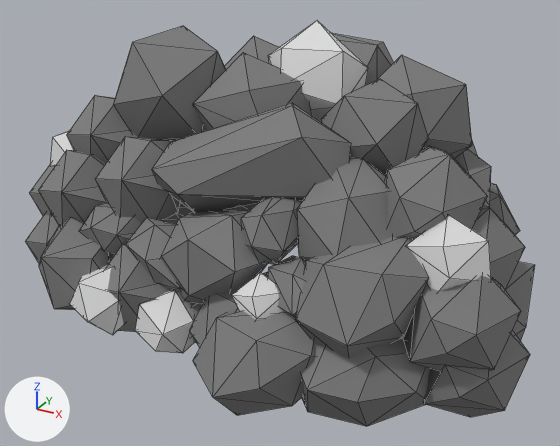
The FBX model Pacification/Assets/Prefabs/Features/Buildings/IronMine.fbx: old version first, new version second.
One viewpoint serves both versions: a 50 mm lens placed at (7.32, -13.23, 7.4), pointed at (0.22, -0.33, 0.95). Arrows for +X, +Y and +Z are at lower left; the lights stay in place. Mesh edges are drawn as thin lines. Where no turn or scale is listed for an object, it has been applied to the vertices.
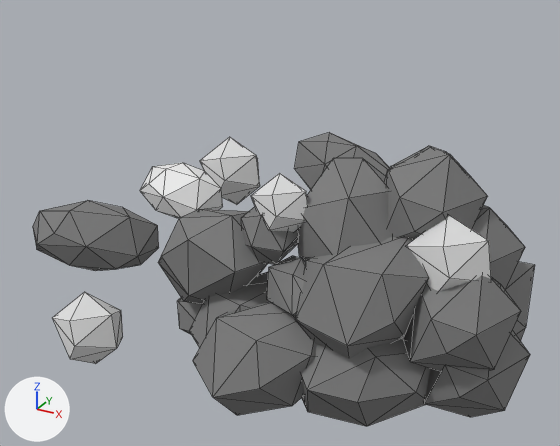
What differs and where, as boxes [x1, y1, x2, y2] in the pictures (560 x 446 px):
'Caverne.002', deleted: before [26, 95, 251, 342]
'Icosphere.010', deleted: before [152, 103, 351, 212]
'Icosphere.005', recoloured, reshaped, moved, turned, rescaled: before [377, 55, 472, 158]; after [33, 200, 159, 271]
'Icosphere.006', recoloured, reshaped, moved, rescaled, turned: before [113, 26, 226, 140]; after [200, 137, 260, 205]
'Icosphere.003', reshaped, moved, turned, rescaled: before [268, 20, 368, 122]; after [294, 132, 390, 190]
'Icosphere.013', deleted: before [321, 79, 429, 176]
'Icosphere.016', deleted: before [193, 52, 312, 131]
'Icosphere.004', reshaped, moved, turned, rescaled: before [224, 36, 279, 69]; after [140, 163, 223, 218]
'Icosphere.008', recoloured, reshaped, moved, rescaled, turned (not visible before): after [53, 292, 123, 364]
'Icosphere.012', deleted: before [135, 290, 196, 353]
'Icosphere.015', deleted: before [70, 265, 124, 335]
'Caverne.001', deleted: before [241, 141, 520, 235]
'Icosphere.017', deleted: before [332, 33, 394, 86]
'Icosphere.014', deleted: before [50, 131, 74, 166]

Diff of the bpy script that builds the scene:
```diff
--- a/Pacification/Assets/Prefabs/Features/Buildings/IronMine.fbx.py
+++ b/Pacification/Assets/Prefabs/Features/Buildings/IronMine.fbx.py
@@ me_icosphere_003 @@
 # used by ob_icosphere_003; location = (0.7, 0.26, 3.88); rotation_euler = (0.0, 0.0, -0.516), in degrees (0, 0, -30); scale = (1.03, 1.03, 1.03)
-me_icosphere_003.from_pydata(...)  # 14 vertices, 24 faces; spans x -1.04..1.04, y -0.99..0.99, z -1.06..1.06
-me_icosphere_003.materials.append(mat_iron)  # light grey #dddddd
+me_icosphere_003.from_pydata(...)  # 23 vertices, 42 faces; spans x -1.71..0.73, y -1.18..0.7, z -0.87..1.9
+# me_icosphere_003 part 2: the whole mesh is rebuilt
+me_icosphere_003.materials.append(mat_rock)  # grey #7c7c7c
@@ me_icosphere_006 @@
 me_icosphere_006.from_pydata(...)  # 14 vertices, 24 faces; spans x -1.04..1.04, y -0.99..0.99, z -1.06..1.06
-me_icosphere_006.materials.append(mat_rock)  # grey #7c7c7c
+me_icosphere_006.materials.append(mat_iron)  # light grey #dddddd
@@ me_icosphere_004 @@
 # used by ob_icosphere_004; location = (-0.75, 0.71, 3.26); rotation_euler = (0.0, 0.0, 0.377), in degrees (0, 0, 22); scale = (1.16, 1.16, 1.16)
-me_icosphere_004.from_pydata(...)  # 14 vertices, 24 faces; spans x -1.04..1.04, y -0.99..0.99, z -1.06..1.06
-me_icosphere_004.materials.append(mat_rock)  # grey #7c7c7c
+me_icosphere_004.from_pydata(...)  # 23 vertices, 42 faces; spans x -2.34..0.6, y -1.12..0.83, z -0.9..1.28
+# me_icosphere_004 part 1: the whole mesh is rebuilt
@@ me_icosphere_005 @@
 me_icosphere_005.from_pydata(...)  # 14 vertices, 24 faces; spans x -1.04..1.04, y -0.99..0.99, z -1.06..1.06
-me_icosphere_005.materials.append(mat_rock)  # grey #7c7c7c
+me_icosphere_005.materials.append(mat_iron)  # light grey #dddddd
@@ me_icosphere_004_1 @@
+me_icosphere_004_1.from_pydata(...)  # 23 vertices, 42 faces; spans x -2.34..0.6, y -1.12..0.83, z -0.9..1.28
+me_icosphere_004_1.materials.append(mat_rock)  # grey #7c7c7c
@@ ob_icosphere_017 @@
-ob_icosphere_017 = bpy.data.objects.new('Icosphere.017', me_icosphere_024)
@@ ob_icosphere_003 @@
 ob_icosphere_003 = bpy.data.objects.new('Icosphere.003', me_icosphere_003)
-ob_icosphere_003.location = (0.7, 0.26, 3.88)
-ob_icosphere_003.rotation_euler = (0.0, 0.0, -0.516)  # degrees (0, 0, -30)
-ob_icosphere_003.scale = (1.03, 1.03, 1.03)
+ob_icosphere_003.location = (0.76, 3.86, 0.31)
+ob_icosphere_003.rotation_euler = (0.0, -0.487, -0.159)  # degrees (0, -28, -9.1)
@@ ob_icosphere_006 @@
-ob_icosphere_006 = bpy.data.objects.new('Icosphere.006', me_icosphere_006)
-ob_icosphere_006.location = (-1.61, -1.22, 3.72)
-ob_icosphere_006.rotation_euler = (0.808, 0.325, -0.641)  # degrees (46, 19, -37)
-ob_icosphere_006.scale = (1.18, 1.18, 1.18)
+ob_icosphere_006 = bpy.data.objects.new('Icosphere.006', me_icosphere_005)
+ob_icosphere_006.location = (-3.38, 3.59, 0.22)
+ob_icosphere_006.scale = (0.861, 0.861, 0.861)
@@ ob_caverne_001 @@
-ob_caverne_001 = bpy.data.objects.new('Caverne.001', me_icosphere_014)
@@ ob_icosphere_014 @@
-ob_icosphere_014 = bpy.data.objects.new('Icosphere.014', me_icosphere_019)
@@ ob_icosphere_004 @@
 ob_icosphere_004 = bpy.data.objects.new('Icosphere.004', me_icosphere_004)
-ob_icosphere_004.location = (-0.75, 0.71, 3.26)
-ob_icosphere_004.rotation_euler = (0.0, 0.0, 0.377)  # degrees (0, 0, 22)
-ob_icosphere_004.scale = (1.16, 1.16, 1.16)
+ob_icosphere_004.location = (-4.43, 1.72, 0.31)
+ob_icosphere_004.rotation_euler = (0.0, -0.487, 3.136)  # degrees (0, -28, 180)
+ob_icosphere_004.scale = (0.728, 0.728, 0.728)
@@ ob_caverne_002 @@
-ob_caverne_002 = bpy.data.objects.new('Caverne.002', me_icosphere_015)
@@ ob_icosphere_016 @@
-ob_icosphere_016 = bpy.data.objects.new('Icosphere.016', me_icosphere_023)
@@ ob_icosphere_005 @@
-ob_icosphere_005 = bpy.data.objects.new('Icosphere.005', me_icosphere_005)
-ob_icosphere_005.location = (2.38, 0.99, 3.06)
-ob_icosphere_005.rotation_euler = (0.0, 0.0, 0.285)  # degrees (0, 0, 16)
-ob_icosphere_005.scale = (1.22, 1.22, 1.22)
+ob_icosphere_005 = bpy.data.objects.new('Icosphere.005', me_icosphere_004_1)
+ob_icosphere_005.location = (-4.59, -1.77, 0.31)
+ob_icosphere_005.rotation_euler = (0.0, -0.487, -2.588)  # degrees (0, -28, -148)
+ob_icosphere_005.scale = (0.935, 0.736, 0.792)
@@ ob_icosphere_015 @@
-ob_icosphere_015 = bpy.data.objects.new('Icosphere.015', me_icosphere_020)
@@ ob_icosphere_010 @@
-ob_icosphere_010 = bpy.data.objects.new('Icosphere.010', me_icosphere_021)
@@ ob_icosphere_012 @@
-ob_icosphere_012 = bpy.data.objects.new('Icosphere.012', me_icosphere_017)
@@ ob_icosphere_008 @@
-ob_icosphere_008 = bpy.data.objects.new('Icosphere.008', me_icosphere_010)
-ob_icosphere_008.location = (-1.72, 2.68, 0.37)
-ob_icosphere_008.rotation_euler = (0.813, 0.706, -2.691)  # degrees (47, 40, -154)
-ob_icosphere_008.scale = (0.655, 0.655, 0.655)
+ob_icosphere_008 = bpy.data.objects.new('Icosphere.008', me_icosphere_006)
+ob_icosphere_008.location = (-1.66, -4.12, -0.1)
+ob_icosphere_008.scale = (0.648, 0.648, 0.648)
@@ ob_icosphere_013 @@
-ob_icosphere_013 = bpy.data.objects.new('Icosphere.013', me_icosphere_022)
```
